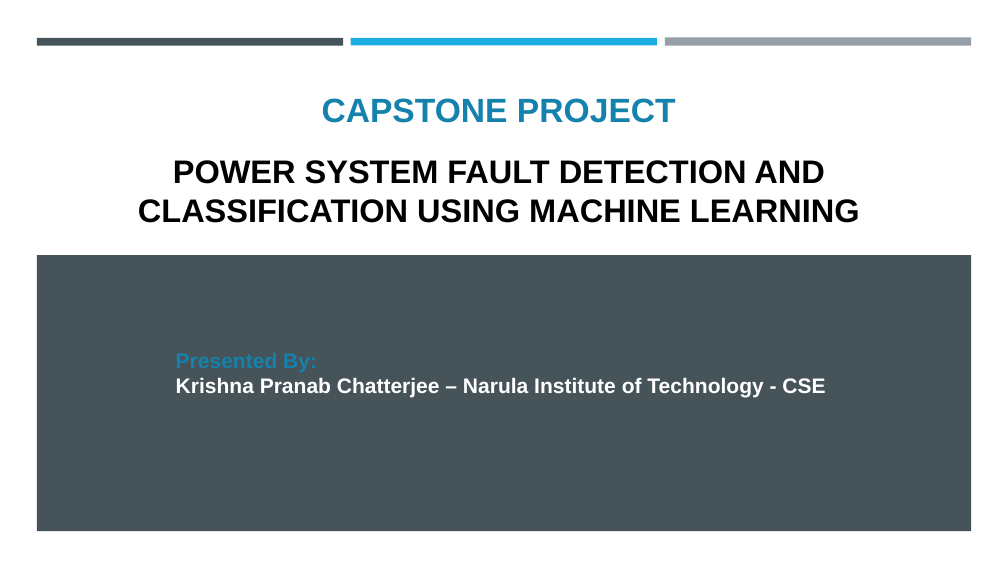
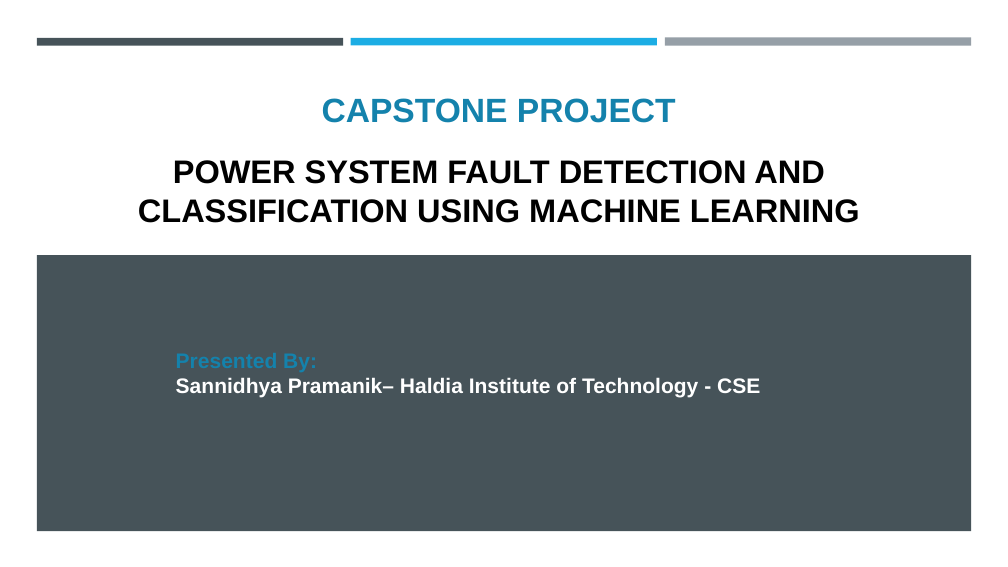
Before and after one commit to Sannidhya1245/IBM-Cloud-Project, a slide deck: slide 1 of Final_Project_41.pptx. Drawn at 1008x567 pixels with LibreOffice and Linux fonts; fonts in the diff are those of the drawing; background and template pictures are left out. Boxes give left, top, right and bottom in pixels: in the first picture for what was removed or moved away, otherwise in the second. Text is boxed around its words. In the diff, an @@ line names an element or a change of style, - is before the commit and + after.

```diff
--- a/Final_Project_41.pptx
+++ b/Final_Project_41.pptx
@@ text at [176,377,760,397]: text changed @@
-Krishna Pranab Chatterjee – Narula Institute of Technology - CSE
+Sannidhya Pramanik– Haldia Institute of Technology - CSE
```
Also in this commit, not shown: 10 other files.
